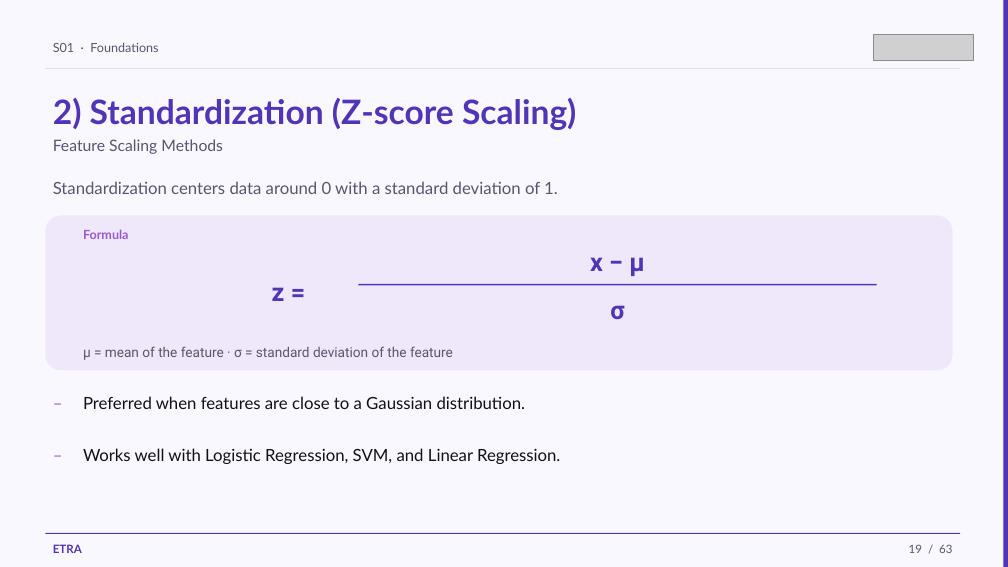
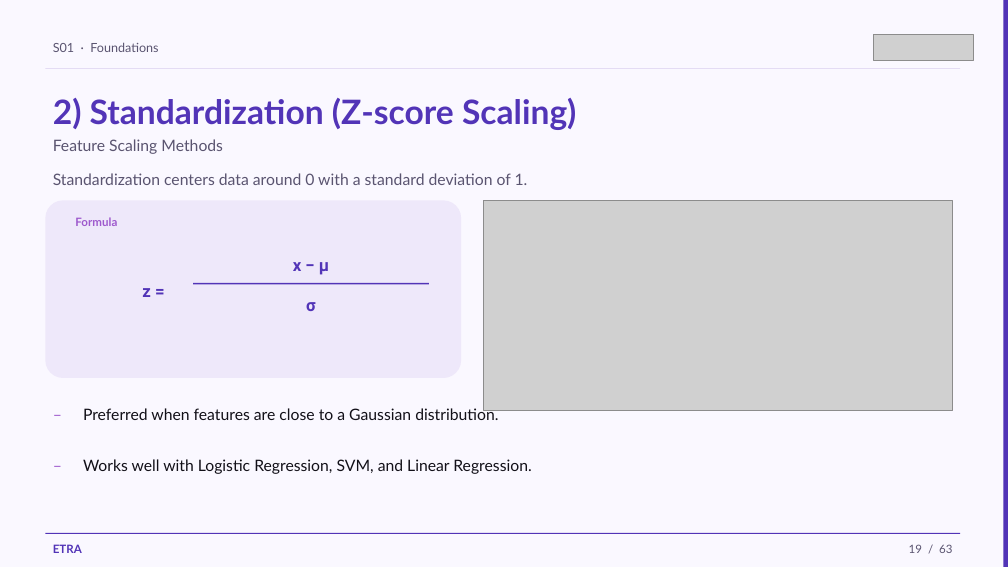
Before and after one commit to iksasa15/AI-ML, a slide deck: slide 19 of web-presentation/pdf-exports/Week1-Session1-Foundations.pptx. Drawn at 1008x567 pixels with LibreOffice and Linux fonts; fonts in the diff are those of the drawing; grey boxes stand for pictures. Boxes give left, top, right and bottom in pixels: in the first picture for what was removed or moved away, otherwise in the second. Text is boxed around its words. In the diff, an @@ line names an element or a change of style, - is before the commit and + after.

```diff
--- a/web-presentation/pdf-exports/Week1-Session1-Foundations.pptx
+++ b/web-presentation/pdf-exports/Week1-Session1-Foundations.pptx
@@ text "Standardization centers data around 0 ...": place and size @@
-text "Standardization centers data around 0 ..." at (53,181,558,194)
+text "Standardization centers data around 0 ..." at (53,173,528,185)
@@ rounded rectangle: place and size @@
-rounded rectangle at (45,216,953,371)
+rounded rectangle at (45,200,461,378)
@@ picture added at (484,200,953,411) @@
@@ text "z =": place and size @@
-text "z =" at (272,287,285,301)
+text "z =" at (142,288,151,297)
@@ text "Formula": place and size @@
-text "Formula" at (83,229,129,239)
+text "Formula" at (75,217,117,226)
@@ text "Formula" at (75,217,117,226): size 12 to 11 pt @@
@@ size 24 to 16 pt in 3 elements at (142,288,151,297), (306,302,316,311), (293,262,329,275) @@
@@ text "x − μ": place and size @@
-text "x − μ" at (590,257,645,276)
+text "x − μ" at (293,262,329,275)
@@ text "σ": place and size @@
-text "σ" at (610,305,624,320)
+text "σ" at (306,302,316,311)
@@ rectangle: place and size @@
-rectangle at (358,284,876,286)
+rectangle at (193,283,429,284)
@@ text removed at (83,346,453,360) @@
-μ = mean of the feature · σ = standard deviation of the feature
@@ 4 texts: place and size @@
-4 texts at (45,389,560,471)
+4 texts at (45,401,531,482)
@@ size 16 to 15 pt in 5 elements at (83,406,498,420), (83,459,531,474), (53,173,528,185), (45,401,72,431), (45,452,72,482) @@
```
Also in this commit, not shown: 33 other slides changed, 14 other files.
